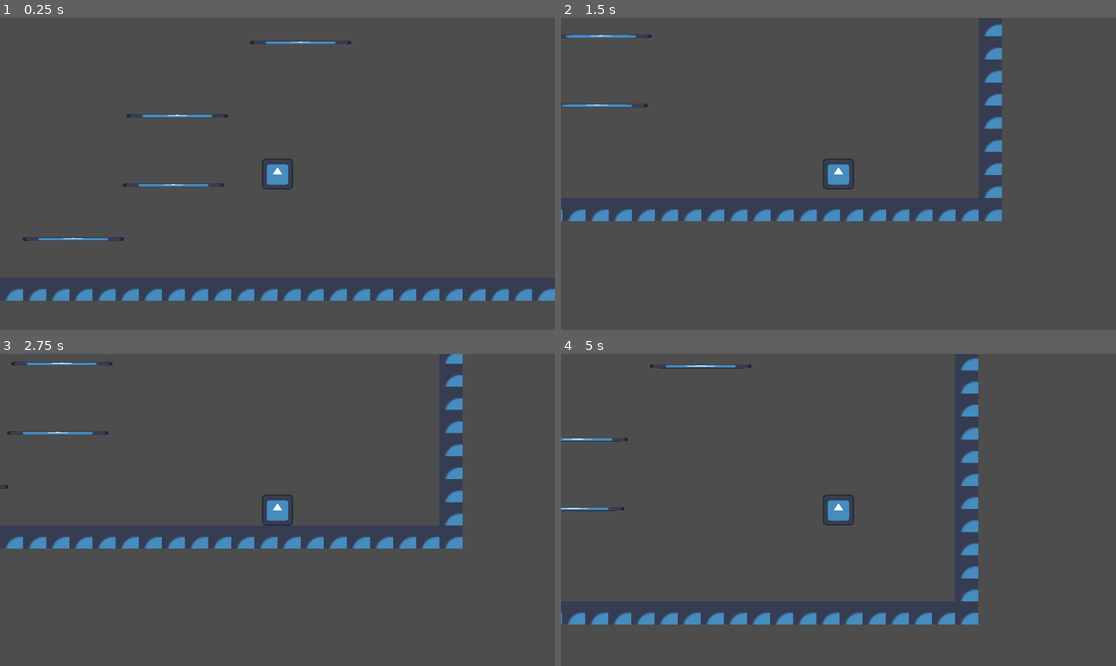
Above: before the commit, frames 1-4 (two rows, left to right).
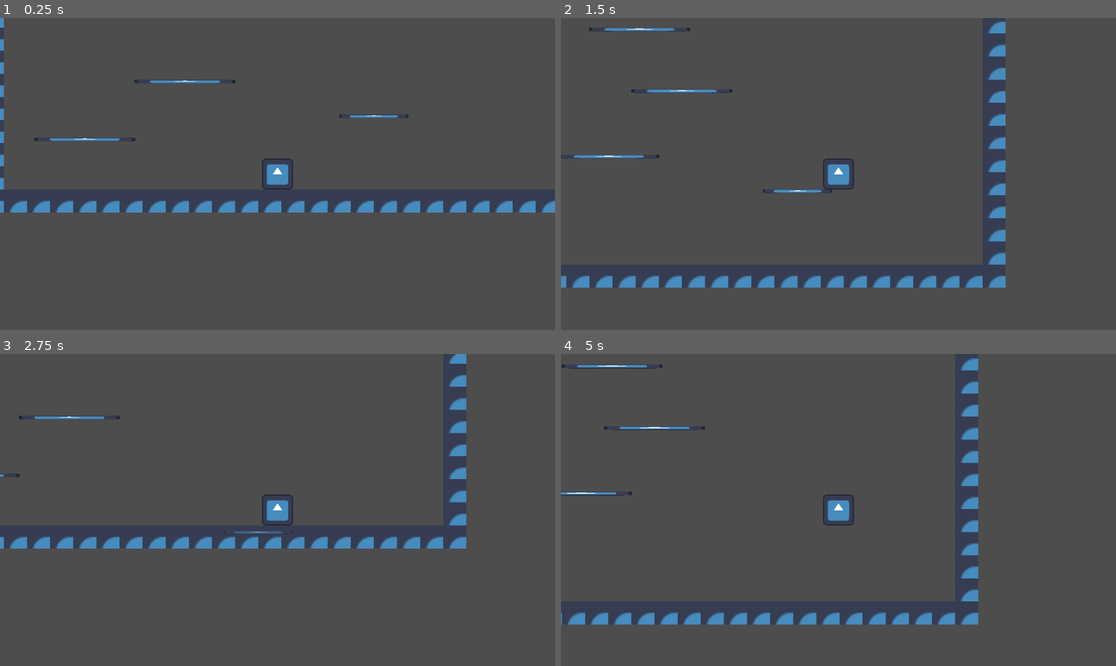
Above: after the commit, the same moments.

Repository: filiwal/Knights_Climb
Game: Godot game, scene res://node.tscn
Same seed, same stepped clock (60 frames per second), same inputs: the game is played once before the commit and once after it. The engine's default icon, where the game draws it, is replaced by a stand-in: a white triangle on a blue panel in a dark square.
Inputs (mouse positions are in pixels of both pictures, inside the frame that each line leads up to):
- Up to frame 1 (0.25 s): no input
- Up to frame 2 (1.5 s): tap Enter at 0.5 s; move the mouse to (960, 158) at 0.52 s; hold Right (right) from 0.53 s (still down); tap Alt at 0.6 s; click (960, 158) at 0.67 s; tap Space (jump) at 0.77 s; move the mouse to (727, 189) at 1.27 s; tap Shift at 1.35 s
- Up to frame 3 (2.75 s): tap Space (jump) at 1.52 s; move the mouse to (333, 441) at 2.02 s; release Right (right) at 2.03 s; hold Left (left) from 2.03 s (still down); tap Alt at 2.1 s
- Up to frame 4 (5 s): move the mouse to (810, 572) at 2.77 s; release Left (left) at 2.78 s; hold Right (right) 2.78-4.28 s; tap Shift at 2.85, 4.35 s; click (810, 572) at 2.92 s; tap Space (jump) at 3.02, 3.77, 4.52 s; move the mouse to (1005, 556) at 3.52 s; tap Alt at 3.6 s; move the mouse to (672, 463) at 4.27 s; hold Left (left) from 4.28 s (still down)

The runs differ from the first frame. In frame 1, 5.9% of the frame differs, in the area x 0-100%, y 0-91%; in frame 2, 5.6%; in frame 3, 2.3%; in frame 4, 0.8%.

Commit message:
Falling platform
Why was this so difficult but i finally did it.

Diff:
--- a/falling_platform.gd
+++ b/falling_platform.gd
@@ -1 +1,46 @@
-extends TileMapLayer
+extends Node2D
+
+var has_fallen := false
+
+@onready var collision := $StaticBody2D/"standing platform"
+@onready var sprite := $Sprite2D
+
+var start_position : Vector2
+
+func _ready() -> void:
+	start_position = position
+
+
+func _on_area_2d_body_entered(body: Node2D) -> void:
+	if body is CharacterBody2D and !has_fallen:
+		has_fallen = true
+
+		await get_tree().create_timer(1.0).timeout
+
+		collision.disabled = true
+
+		var tween := create_tween()
+
+		tween.tween_property(
+			self,
+			"position:y",
+			position.y + 300,
+			1.5
+		)
+
+		tween.parallel().tween_property(
+			sprite,
+			"modulate:a",
+			0.0,
+			1.5
+		)
+
+		await tween.finished
+
+		await get_tree().create_timer(10.0).timeout
+
+		position = start_position
+		sprite.modulate.a = 1.0
+		collision.disabled = false
+
+		has_fallen = false
--- /dev/null
+++ b/falling_platform.tscn
@@ -0,0 +1,37 @@
+[gd_scene format=3 uid="uid://d2wsnma8n51qf"]
+
+[ext_resource type="Script" uid="uid://cjvt5tmiyxwi7" path="res://falling_platform.gd" id="1_3bb5w"]
+[ext_resource type="Texture2D" uid="uid://bqdag76a6d1hu" path="res://icon.svg" id="2_5yqql"]
+
+[sub_resource type="RectangleShape2D" id="RectangleShape2D_bss38"]
+size = Vector2(176, 18)
+
+[node name="FallingPlatform" type="Node2D" unique_id=1433521314]
+position = Vector2(312, 184)
+script = ExtResource("1_3bb5w")
+
+[node name="Sprite2D" type="Sprite2D" parent="." unique_id=1241805716]
+scale = Vector2(1.375, 0.125)
+texture = ExtResource("2_5yqql")
+
+[node name="StaticBody2D" type="StaticBody2D" parent="." unique_id=1946549857]
+collision_layer = 512
+
+[node name="CollisionShape2D" type="CollisionShape2D" parent="StaticBody2D" unique_id=903322922]
+position = Vector2(0, 1)
+shape = SubResource("RectangleShape2D_bss38")
+
+[node name="TriggerArea" type="Area2D" parent="." unique_id=700594590]
+collision_layer = 1024
+
+[node name="CollisionShape2D2" type="CollisionShape2D" parent="TriggerArea" unique_id=763086553]
+position = Vector2(0, 1)
+shape = SubResource("RectangleShape2D_bss38")
+
+[node name="FallTimer" type="Timer" parent="." unique_id=1067950564]
+
+[node name="SelfDestructTimer" type="Timer" parent="." unique_id=1479951774]
+
+[connection signal="body_entered" from="TriggerArea" to="." method="_on_trigger_area_body_entered"]
+[connection signal="timeout" from="FallTimer" to="." method="_on_fall_timer_timeout"]
+[connection signal="timeout" from="SelfDestructTimer" to="." method="_on_self_destruct_timer_timeout"]
--- a/node.tscn
+++ b/node.tscn
@@ -2,6 +2,7 @@
 
 [ext_resource type="Script" uid="uid://dg05yjcwfueda" path="res://character_body_2d.gd" id="1_j2q8x"]
 [ext_resource type="Texture2D" uid="uid://bqdag76a6d1hu" path="res://icon.svg" id="2_112p8"]
+[ext_resource type="Script" uid="uid://cjvt5tmiyxwi7" path="res://falling_platform.gd" id="3_112p8"]
 
 [sub_resource type="RectangleShape2D" id="RectangleShape2D_e2u21"]
 size = Vector2(64, 64)
@@ -138,146 +139,21 @@
 physics_layer_0/collision_layer = 1
 sources/0 = SubResource("TileSetAtlasSource_bss38")
 
-[sub_resource type="TileSetAtlasSource" id="TileSetAtlasSource_j2q8x"]
-texture = ExtResource("2_112p8")
-0:0/0 = 0
-0:0/0/physics_layer_0/polygon_0/points = PackedVector2Array(-8, -8, 8, -8, 8, 8, -8, 8)
-1:0/0 = 0
-1:0/0/physics_layer_0/polygon_0/points = PackedVector2Array(-8, -8, 8, -8, 8, 8, -8, 8)
-2:0/0 = 0
-2:0/0/physics_layer_0/polygon_0/points = PackedVector2Array(-8, -8, 8, -8, 8, 8, -8, 8)
-3:0/0 = 0
-3:0/0/physics_layer_0/polygon_0/points = PackedVector2Array(-8, -8, 8, -8, 8, 8, -8, 8)
-4:0/0 = 0
-4:0/0/physics_layer_0/polygon_0/points = PackedVector2Array(-8, -8, 8, -8, 8, 8, -8, 8)
-5:0/0 = 0
-5:0/0/physics_layer_0/polygon_0/points = PackedVector2Array(-8, -8, 8, -8, 8, 8, -8, 8)
-6:0/0 = 0
-6:0/0/physics_layer_0/polygon_0/points = PackedVector2Array(-8, -8, 8, -8, 8, 8, -8, 8)
-7:0/0 = 0
-7:0/0/physics_layer_0/polygon_0/points = PackedVector2Array(-8, -8, 8, -8, 8, 8, -8, 8)
-0:1/0 = 0
-0:1/0/physics_layer_0/polygon_0/points = PackedVector2Array(-8, -8, 8, -8, 8, 8, -8, 8)
-1:1/0 = 0
-1:1/0/physics_layer_0/polygon_0/points = PackedVector2Array(-8, -8, 8, -8, 8, 8, -8, 8)
-2:1/0 = 0
-2:1/0/physics_layer_0/polygon_0/points = PackedVector2Array(-8, -8, 8, -8, 8, 8, -8, 8)
-3:1/0 = 0
-3:1/0/physics_layer_0/polygon_0/points = PackedVector2Array(-8, -8, 8, -8, 8, 8, -8, 8)
-4:1/0 = 0
-4:1/0/physics_layer_0/polygon_0/points = PackedVector2Array(-8, -8, 8, -8, 8, 8, -8, 8)
-5:1/0 = 0
-5:1/0/physics_layer_0/polygon_0/points = PackedVector2Array(-8, -8, 8, -8, 8, 8, -8, 8)
-6:1/0 = 0
-6:1/0/physics_layer_0/polygon_0/points = PackedVector2Array(-8, -8, 8, -8, 8, 8, -8, 8)
-7:1/0 = 0
-7:1/0/physics_layer_0/polygon_0/points = PackedVector2Array(-8, -8, 8, -8, 8, 8, -8, 8)
-0:2/0 = 0
-0:2/0/physics_layer_0/polygon_0/points = PackedVector2Array(-8, -8, 8, -8, 8, 8, -8, 8)
-1:2/0 = 0
-1:2/0/physics_layer_0/polygon_0/points = PackedVector2Array(-8, -8, 8, -8, 8, 8, -8, 8)
-2:2/0 = 0
-2:2/0/physics_layer_0/polygon_0/points = PackedVector2Array(-8, -8, 8, -8, 8, 8, -8, 8)
-3:2/0 = 0
-3:2/0/physics_layer_0/polygon_0/points = PackedVector2Array(-8, -8, 8, -8, 8, 8, -8, 8)
-4:2/0 = 0
-4:2/0/physics_layer_0/polygon_0/points = PackedVector2Array(-8, -8, 8, -8, 8, 8, -8, 8)
-5:2/0 = 0
-5:2/0/physics_layer_0/polygon_0/points = PackedVector2Array(-8, -8, 8, -8, 8, 8, -8, 8)
-6:2/0 = 0
-6:2/0/physics_layer_0/polygon_0/points = PackedVector2Array(-8, -8, 8, -8, 8, 8, -8, 8)
-7:2/0 = 0
-7:2/0/physics_layer_0/polygon_0/points = PackedVector2Array(-8, -8, 8, -8, 8, 8, -8, 8)
-0:3/0 = 0
-0:3/0/physics_layer_0/polygon_0/points = PackedVector2Array(-8, -8, 8, -8, 8, 8, -8, 8)
-1:3/0 = 0
-1:3/0/physics_layer_0/polygon_0/points = PackedVector2Array(-8, -8, 8, -8, 8, 8, -8, 8)
-2:3/0 = 0
-2:3/0/physics_layer_0/polygon_0/points = PackedVector2Array(-8, -8, 8, -8, 8, 8, -8, 8)
-3:3/0 = 0
-4:3/0 = 0
-4:3/0/physics_layer_0/polygon_0/points = PackedVector2Array(-8, -8, 8, -8, 8, 8, -8, 8)
-5:3/0 = 0
-5:3/0/physics_layer_0/polygon_0/points = PackedVector2Array(-8, -8, 8, -8, 8, 8, -8, 8)
-6:3/0 = 0
-6:3/0/physics_layer_0/polygon_0/points = PackedVector2Array(-8, -8, 8, -8, 8, 8, -8, 8)
-7:3/0 = 0
-7:3/0/physics_layer_0/polygon_0/points = PackedVector2Array(-8, -8, 8, -8, 8, 8, -8, 8)
-0:4/0 = 0
-0:4/0/physics_layer_0/polygon_0/points = PackedVector2Array(-8, -8, 8, -8, 8, 8, -8, 8)
-1:4/0 = 0
-1:4/0/physics_layer_0/polygon_0/points = PackedVector2Array(-8, -8, 8, -8, 8, 8, -8, 8)
-2:4/0 = 0
-2:4/0/physics_layer_0/polygon_0/points = PackedVector2Array(-8, -8, 8, -8, 8, 8, -8, 8)
-3:4/0 = 0
-3:4/0/physics_layer_0/polygon_0/points = PackedVector2Array(-8, -8, 8, -8, 8, 8, -8, 8)
-4:4/0 = 0
-4:4/0/physics_layer_0/polygon_0/points = PackedVector2Array(-8, -8, 8, -8, 8, 8, -8, 8)
-5:4/0 = 0
-5:4/0/physics_layer_0/polygon_0/points = PackedVector2Array(-8, -8, 8, -8, 8, 8, -8, 8)
-6:4/0 = 0
-6:4/0/physics_layer_0/polygon_0/points = PackedVector2Array(-8, -8, 8, -8, 8, 8, -8, 8)
-7:4/0 = 0
-7:4/0/physics_layer_0/polygon_0/points = PackedVector2Array(-8, -8, 8, -8, 8, 8, -8, 8)
-0:5/0 = 0
-0:5/0/physics_layer_0/polygon_0/points = PackedVector2Array(-8, -8, 8, -8, 8, 8, -8, 8)
-1:5/0 = 0
-1:5/0/physics_layer_0/polygon_0/points = PackedVector2Array(-8, -8, 8, -8, 8, 8, -8, 8)
-2:5/0 = 0
-2:5/0/physics_layer_0/polygon_0/points = PackedVector2Array(-8, -8, 8, -8, 8, 8, -8, 8)
-3:5/0 = 0
-3:5/0/physics_layer_0/polygon_0/points = PackedVector2Array(-8, -8, 8, -8, 8, 8, -8, 8)
-4:5/0 = 0
-4:5/0/physics_layer_0/polygon_0/points = PackedVector2Array(-8, -8, 8, -8, 8, 8, -8, 8)
-5:5/0 = 0
-5:5/0/physics_layer_0/polygon_0/points = PackedVector2Array(-8, -8, 8, -8, 8, 8, -8, 8)
-6:5/0 = 0
-6:5/0/physics_layer_0/polygon_0/points = PackedVector2Array(-8, -8, 8, -8, 8, 8, -8, 8)
-7:5/0 = 0
-7:5/0/physics_layer_0/polygon_0/points = PackedVector2Array(-8, -8, 8, -8, 8, 8, -8, 8)
-0:6/0 = 0
-0:6/0/physics_layer_0/polygon_0/points = PackedVector2Array(-8, -8, 8, -8, 8, 8, -8, 8)
-1:6/0 = 0
-1:6/0/physics_layer_0/polygon_0/points = PackedVector2Array(-8, -8, 8, -8, 8, 8, -8, 8)
-2:6/0 = 0
-2:6/0/physics_layer_0/polygon_0/points = PackedVector2Array(-8, -8, 8, -8, 8, 8, -8, 8)
-3:6/0 = 0
-3:6/0/physics_layer_0/polygon_0/points = PackedVector2Array(-8, -8, 8, -8, 8, 8, -8, 8)
-4:6/0 = 0
-4:6/0/physics_layer_0/polygon_0/points = PackedVector2Array(-8, -8, 8, -8, 8, 8, -8, 8)
-5:6/0 = 0
-5:6/0/physics_layer_0/polygon_0/points = PackedVector2Array(-8, -8, 8, -8, 8, 8, -8, 8)
-6:6/0 = 0
-6:6/0/physics_layer_0/polygon_0/points = PackedVector2Array(-8, -8, 8, -8, 8, 8, -8, 8)
-7:6/0 = 0
-7:6/0/physics_layer_0/polygon_0/points = PackedVector2Array(-8, -8, 8, -8, 8, 8, -8, 8)
-0:7/0 = 0
-0:7/0/physics_layer_0/polygon_0/points = PackedVector2Array(-8, -8, 8, -8, 8, 8, -8, 8)
-1:7/0 = 0
-1:7/0/physics_layer_0/polygon_0/points = PackedVector2Array(-8, -8, 8, -8, 8, 8, -8, 8)
-2:7/0 = 0
-2:7/0/physics_layer_0/polygon_0/points = PackedVector2Array(-8, -8, 8, -8, 8, 8, -8, 8)
-3:7/0 = 0
-3:7/0/physics_layer_0/polygon_0/points = PackedVector2Array(-8, -8, 8, -8, 8, 8, -8, 8)
-4:7/0 = 0
-4:7/0/physics_layer_0/polygon_0/points = PackedVector2Array(-8, -8, 8, -8, 8, 8, -8, 8)
-5:7/0 = 0
-5:7/0/physics_layer_0/polygon_0/points = PackedVector2Array(-8, -8, 8, -8, 8, 8, -8, 8)
-6:7/0 = 0
-6:7/0/physics_layer_0/polygon_0/points = PackedVector2Array(-8, -8, 8, -8, 8, 8, -8, 8)
-7:7/0 = 0
-7:7/0/physics_layer_0/polygon_0/points = PackedVector2Array(-8, -8, 8, -8, 8, 8, -8, 8)
-
-[sub_resource type="TileSet" id="TileSet_112p8"]
-physics_layer_0/collision_layer = 1
-sources/0 = SubResource("TileSetAtlasSource_j2q8x")
-
 [sub_resource type="RectangleShape2D" id="RectangleShape2D_j2q8x"]
 size = Vector2(128, 128)
 
+[sub_resource type="RectangleShape2D" id="RectangleShape2D_bss38"]
+size = Vector2(128, 138)
+
+[sub_resource type="RectangleShape2D" id="RectangleShape2D_112p8"]
+size = Vector2(128, 118)
+
 [node name="Node" type="Node" unique_id=892157507]
-
-[node name="CharacterBody2D" type="CharacterBody2D" parent="." unique_id=1365823478]
+script = ExtResource("3_112p8")
+
+[node name="CharacterBody2D" type="CharacterBody2D" parent="." unique_id=1365823478 groups=["Player"]]
+position = Vector2(-8, 224)
+collision_mask = 1537
 script = ExtResource("1_j2q8x")
 
 [node name="Sprite2D" type="Sprite2D" parent="CharacterBody2D" unique_id=1012707975]
@@ -294,12 +170,8 @@
 tile_map_data = PackedByteArray("AAD0/wYAAAABAAEAAAD1/wYAAAABAAEAAAD2/wYAAAABAAEAAAD3/wYAAAABAAEAAAD4/wYAAAABAAEAAAD5/w …(1328 unchanged characters)…
 tile_set = SubResource("TileSet_tda05")
 
-[node name="falling platform" type="TileMapLayer" parent="." unique_id=1968094765]
-scale = Vector2(3, 3)
-tile_set = SubResource("TileSet_112p8")
-
 [node name="oneway platforrm" type="Sprite2D" parent="." unique_id=1243033087]
-position = Vector2(-424, 208)
+position = Vector2(-408, 184)
 scale = Vector2(1.64, 0.0625)
 texture = ExtResource("2_112p8")
 
@@ -310,7 +182,7 @@
 one_way_collision = true
 
 [node name="oneway platforrm2" type="Sprite2D" parent="." unique_id=472894371]
-position = Vector2(-216, 96)
+position = Vector2(-200, 64)
 scale = Vector2(1.64, 0.0625)
 texture = ExtResource("2_112p8")
 
@@ -321,7 +193,7 @@
 one_way_collision = true
 
 [node name="oneway platforrm3" type="Sprite2D" parent="." unique_id=615569759]
-position = Vector2(-208, -48)
+position = Vector2(-48, -72)
 scale = Vector2(1.64, 0.0625)
 texture = ExtResource("2_112p8")
 
@@ -332,7 +204,7 @@
 one_way_collision = true
 
 [node name="oneway platforrm4" type="Sprite2D" parent="." unique_id=1221864421]
-position = Vector2(48, -200)
+position = Vector2(-136, -200)
 scale = Vector2(1.64, 0.0625)
 texture = ExtResource("2_112p8")
 
@@ -343,7 +215,7 @@
 one_way_collision = true
 
 [node name="oneway platforrm5" type="Sprite2D" parent="." unique_id=1716893036]
-position = Vector2(48, -328)
+position = Vector2(-296, -336)
 scale = Vector2(1.64, 0.0625)
 texture = ExtResource("2_112p8")
 
@@ -354,7 +226,7 @@
 one_way_collision = true
 
 [node name="oneway platforrm6" type="Sprite2D" parent="." unique_id=1304783467]
-position = Vector2(184, -448)
+position = Vector2(0, -416)
 scale = Vector2(1.64, 0.0625)
 texture = ExtResource("2_112p8")
 
@@ -365,7 +237,7 @@
 one_way_collision = true
 
 [node name="oneway platforrm7" type="Sprite2D" parent="." unique_id=1172285600]
-position = Vector2(360, -600)
+position = Vector2(288.00003, -536)
 scale = Vector2(1.64, 0.0625)
 texture = ExtResource("2_112p8")
 
@@ -374,3 +246,37 @@
 [node name="CollisionShape2D" type="CollisionShape2D" parent="oneway platforrm7/StaticBody2D" unique_id=1375224424]
 shape = SubResource("RectangleShape2D_j2q8x")
 one_way_collision = true
+
+[node name="oneway platforrm8" type="Sprite2D" parent="." unique_id=2123255733]
+position = Vector2(360, -688)
+scale = Vector2(1.64, 0.0625)
+texture = ExtResource("2_112p8")
+
+[node name="StaticBody2D" type="StaticBody2D" parent="oneway platforrm8" unique_id=201450034]
+
+[node name="CollisionShape2D" type="CollisionShape2D" parent="oneway platforrm8/StaticBody2D" unique_id=1045305148]
+shape = SubResource("RectangleShape2D_j2q8x")
+one_way_collision = true
+
+[node name="falling platform" type="Node2D" parent="." unique_id=2044981890]
+position = Vector2(192, 136)
+script = ExtResource("3_112p8")
+
+[node name="Sprite2D" type="Sprite2D" parent="falling platform" unique_id=484325979]
+scale = Vector2(1.125, 0.0625)
+texture = ExtResource("2_112p8")
+
+[node name="Area2D" type="Area2D" parent="falling platform/Sprite2D" unique_id=1555694145]
+
+[node name="reaction collision" type="CollisionShape2D" parent="falling platform/Sprite2D/Area2D" unique_id=68413287]
+position = Vector2(0, -128)
+shape = SubResource("RectangleShape2D_bss38")
+
+[node name="StaticBody2D" type="StaticBody2D" parent="falling platform" unique_id=124816320]
+scale = Vector2(1.125, 0.0625)
+
+[node name="standing platform" type="CollisionShape2D" parent="falling platform/StaticBody2D" unique_id=1752246194]
+shape = SubResource("RectangleShape2D_112p8")
+one_way_collision = true
+
+[connection signal="body_entered" from="falling platform/Sprite2D/Area2D" to="falling platform" method="_on_area_2d_body_entered"]
--- a/project.godot
+++ b/project.godot
@@ -18,6 +18,10 @@
 [editor_plugins]
 
 enabled=PackedStringArray("res://addons/godot_super-wakatime/plugin.cfg")
+
+[global_group]
+
+Player=""
 
 [input]
 
